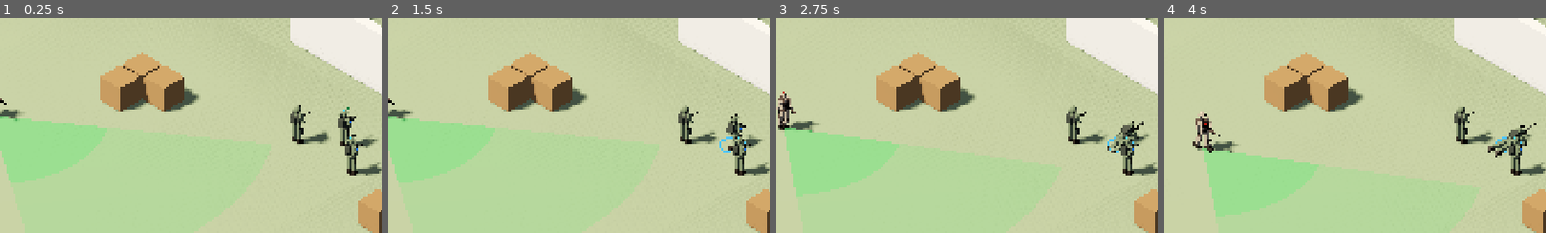
Above: before the commit, frames 1-4 (left to right).
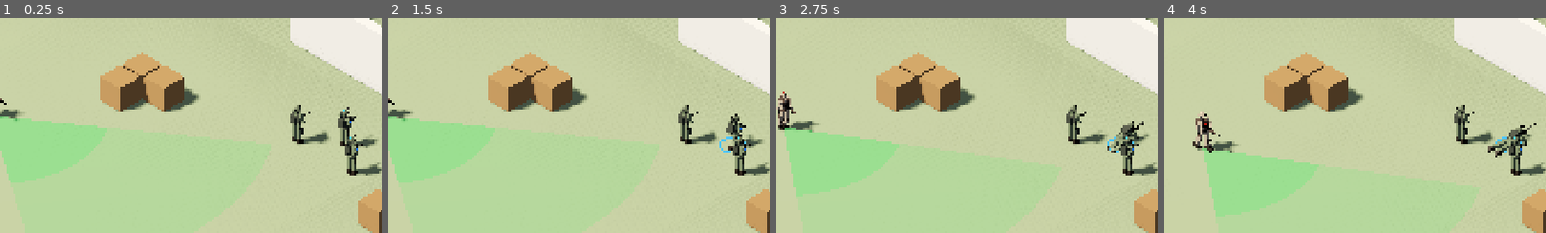
Above: after the commit, the same moments.

Repository: HackTechDev/Commando
Game: Godot game, scene res://scenes/levels/sandbox/sandbox.tscn
Two runs of this game, one before a commit and one after it. Both use one fixed random seed, a clock stepped at 60 frames per second and the inputs below.
Inputs (mouse positions are % of the whole screen's width and height, from its top left):
- Up to frame 1 (0.25 s): no input
- Up to frame 2 (1.5 s): tap Enter at 0.5 s; drag from (6, 94) to (60, 28) at 0.52 s; click "Accroupi [C]" at 1.25 s
- Up to frame 3 (2.75 s): click "Rampé [X]" at 2 s
- Up to frame 4 (4 s): click "Couteau [V]" at 2.75 s; click "Assommer [B]" at 3.5 s
The pictures show only the part of the screen within x 5-55%, y 20-70%; the shares and areas given below are measured in that part.

The runs differ from the first frame. In frame 1, 0.1% of the frame differs, in the area x 77-98%, y 40-61%; in frame 2, 0.2%; in frame 3, less than 0.1%; in frame 4, 0.1%.

Commit message:
Casque balistique d'opérateur avec rails RIS et protection auditive
Co-Authored-By: Claude Opus 5.5 <noreply@anthropic.com>

Diff:
--- a/scenes/enemies/enemy.tscn
+++ b/scenes/enemies/enemy.tscn
@@ -45,6 +45,7 @@
 uniform_color = Color(0.45, 0.4, 0.33, 1)
 gear_color = Color(0.22, 0.17, 0.14, 1)
 team_color = Color(0.95, 0.15, 0.1, 1)
+operator_helmet = false
 
 [node name="VisionComponent" type="Node3D" parent="."]
 script = ExtResource("3")
--- a/scripts/units/soldier_model.gd
+++ b/scripts/units/soldier_model.gd
@@ -237,6 +237,10 @@
 @export var skin_color := Color(0.80, 0.62, 0.50)
 ## Couleur d'identification de l'équipe (écussons d'épaule, marqueur de casque).
 @export var team_color := Color(0.15, 0.45, 0.95)
+## Casque d'opérateur (balistique, rails, protection auditive) ; sinon,
+## casque simple des soldats ennemis.
+@export var operator_helmet := true
+@export var helmet_color := Color(0.25, 0.27, 0.2)
 
 ## Posture affichée. Se coucher et se relever sont animés (voir
 ## `is_changing_posture`) ; entre debout et accroupi, la pose est interpolée.
@@ -371,6 +375,7 @@
 var _m_team: StandardMaterial3D
 var _m_lens: StandardMaterial3D
 var _m_steel: StandardMaterial3D
+var _m_helmet: StandardMaterial3D
 
 
 func _ready() -> void:
@@ -385,6 +390,7 @@
 	_m_team.emission_energy_multiplier = 0.4
 	_m_lens = _mat(Color(0.1, 0.5, 0.3), 0.15, 0.8)
 	_m_steel = _mat(Color(0.72, 0.74, 0.78), 0.25, 0.9)
+	_m_helmet = _mat(helmet_color, 0.75)
 
 	_body = _pivot(self, Vector3.ZERO, "Body")
 	_hips = _pivot(_body, Vector3(0.0, HIP_HEIGHT, 0.0), "Hips")
@@ -1227,6 +1233,9 @@
 	var head := _sphere(_head, 0.112, Vector3(0.0, 0.17, 0.0), _m_gear)
 	head.scale = Vector3(1.0, 1.12, 1.05)
 	_box(_head, Vector3(0.15, 0.04, 0.03), Vector3(0.0, 0.185, -0.105), _m_skin)
+	if operator_helmet:
+		_build_operator_helmet()
+		return
 	# Casque balistique « high cut ».
 	var dome := SphereMesh.new()
 	dome.radius = 0.138
@@ -1247,6 +1256,57 @@
 	# Support JVN, micro, marqueur d'identification.
 	_box(_head, Vector3(0.05, 0.05, 0.035), Vector3(0.0, 0.285, -0.14), _m_weapon)
 	_box(_head, Vector3(0.012, 0.012, 0.10), Vector3(-0.115, 0.115, -0.06), _m_weapon)
+	_box(_head, Vector3(0.05, 0.012, 0.05), Vector3(0.0, 0.337, 0.06), _m_team)
+
+
+## Casque balistique « high cut » d'opérateur : coque découpée au-dessus des
+## oreilles, rails RIS latéraux (avec lampe et adaptateurs), protection
+## auditive électronique à micro, support et JVN relevées, contrepoids.
+func _build_operator_helmet() -> void:
+	var dome := SphereMesh.new()
+	dome.radius = 0.142
+	dome.height = 0.145
+	dome.is_hemisphere = true
+	var shell := _mesh(_head, dome, Vector3(0.0, 0.19, 0.005), _m_helmet)
+	shell.scale = Vector3(1.0, 1.0, 1.1)
+	# Bord de la coque (garniture caoutchouc).
+	var rim := _cylinder(_head, 0.144, 0.014, Vector3(0.0, 0.192, 0.005), _m_gear)
+	rim.scale = Vector3(1.0, 1.0, 1.1)
+	# Visière avant courte.
+	_box(_head, Vector3(0.17, 0.02, 0.03), Vector3(0.0, 0.2, -0.148), _m_helmet)
+	for side: float in [-1.0, 1.0]:
+		# Rail RIS épousant le flanc de la coque, avec ses crans.
+		var rail := _pivot(_head, Vector3(0.142 * side, 0.232, 0.0), "Rail")
+		rail.rotation.z = -0.32 * side
+		_box(rail, Vector3(0.016, 0.034, 0.16), Vector3.ZERO, _m_weapon)
+		for i in 6:
+			_box(rail, Vector3(0.022, 0.026, 0.01), Vector3(0.0, 0.0, -0.065 + 0.026 * i), _m_weapon)
+		# Adaptateur qui relie la coquille auditive au rail.
+		_box(_head, Vector3(0.014, 0.06, 0.022), Vector3(0.143 * side, 0.2, 0.0), _m_weapon)
+		# Protection auditive : coquille, couvercle, coussinet.
+		var cup := _cylinder(_head, 0.052, 0.04, Vector3(0.133 * side, 0.15, 0.005), _m_gear)
+		cup.rotation.z = PI / 2.0
+		var cap := _cylinder(_head, 0.036, 0.014, Vector3(0.158 * side, 0.15, 0.005), _m_weapon)
+		cap.rotation.z = PI / 2.0
+		var cushion := _cylinder(_head, 0.048, 0.012, Vector3(0.108 * side, 0.15, 0.005), _m_weapon)
+		cushion.rotation.z = PI / 2.0
+		# Tubes des jumelles de vision nocturne, relevées.
+		var tube := _cylinder(_head, 0.022, 0.10, Vector3(0.032 * side, 0.335, -0.14), _m_weapon)
+		tube.rotation.x = deg_to_rad(-65.0)
+		var lens := _cylinder(_head, 0.018, 0.012, Vector3(0.032 * side, 0.358, -0.188), _m_lens)
+		lens.rotation.x = deg_to_rad(-65.0)
+	# Lampe tactique sur le rail droit.
+	var lamp := _cylinder(_head, 0.016, 0.07, Vector3(0.168, 0.25, -0.03), _m_weapon)
+	lamp.rotation.x = PI / 2.0
+	_box(_head, Vector3(0.02, 0.02, 0.02), Vector3(0.158, 0.245, -0.03), _m_weapon)
+	# Micro sur perche, devant la bouche.
+	var boom := _box(_head, Vector3(0.01, 0.01, 0.11), Vector3(-0.12, 0.13, -0.07), _m_weapon)
+	boom.rotation.y = -0.45
+	_sphere(_head, 0.014, Vector3(-0.085, 0.125, -0.12), _m_gear)
+	# Support de JVN (plaque frontale), contrepoids à l'arrière, marqueur IR.
+	_box(_head, Vector3(0.06, 0.06, 0.03), Vector3(0.0, 0.27, -0.14), _m_weapon)
+	_box(_head, Vector3(0.05, 0.05, 0.035), Vector3(0.0, 0.29, -0.155), _m_weapon)
+	_box(_head, Vector3(0.11, 0.06, 0.035), Vector3(0.0, 0.235, 0.16), _m_gear)
 	_box(_head, Vector3(0.05, 0.012, 0.05), Vector3(0.0, 0.337, 0.06), _m_team)
 
 
Not shown, changed: CHANGELOG.md
Not shown, changed: DECISIONS.md
